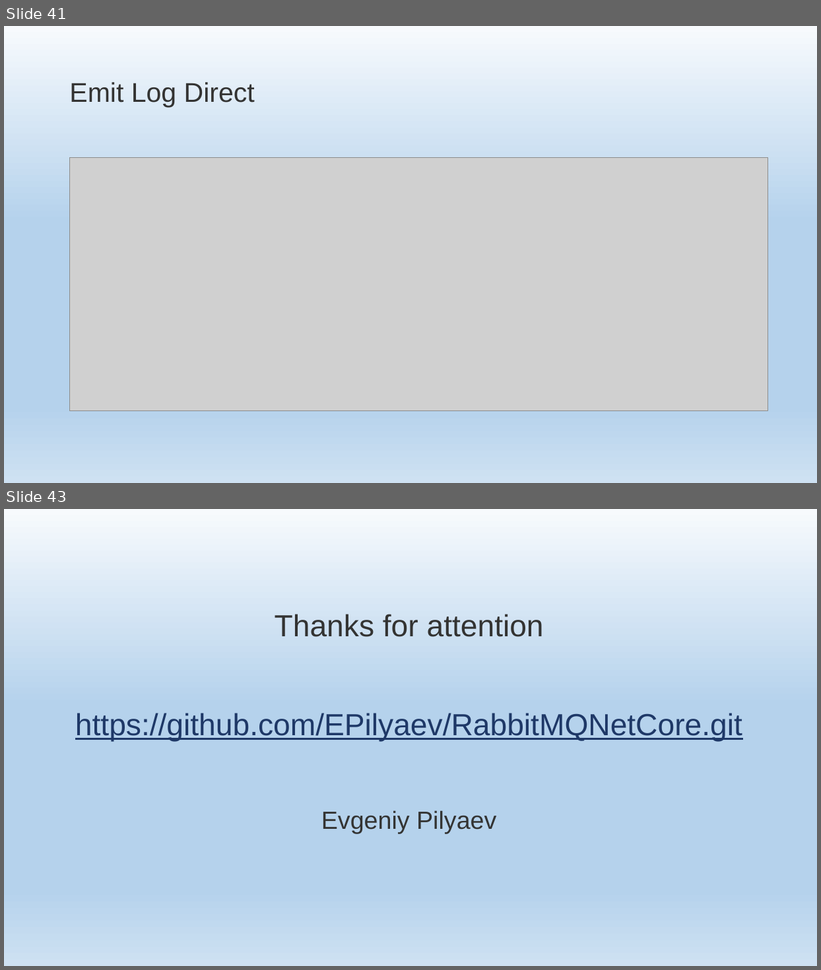
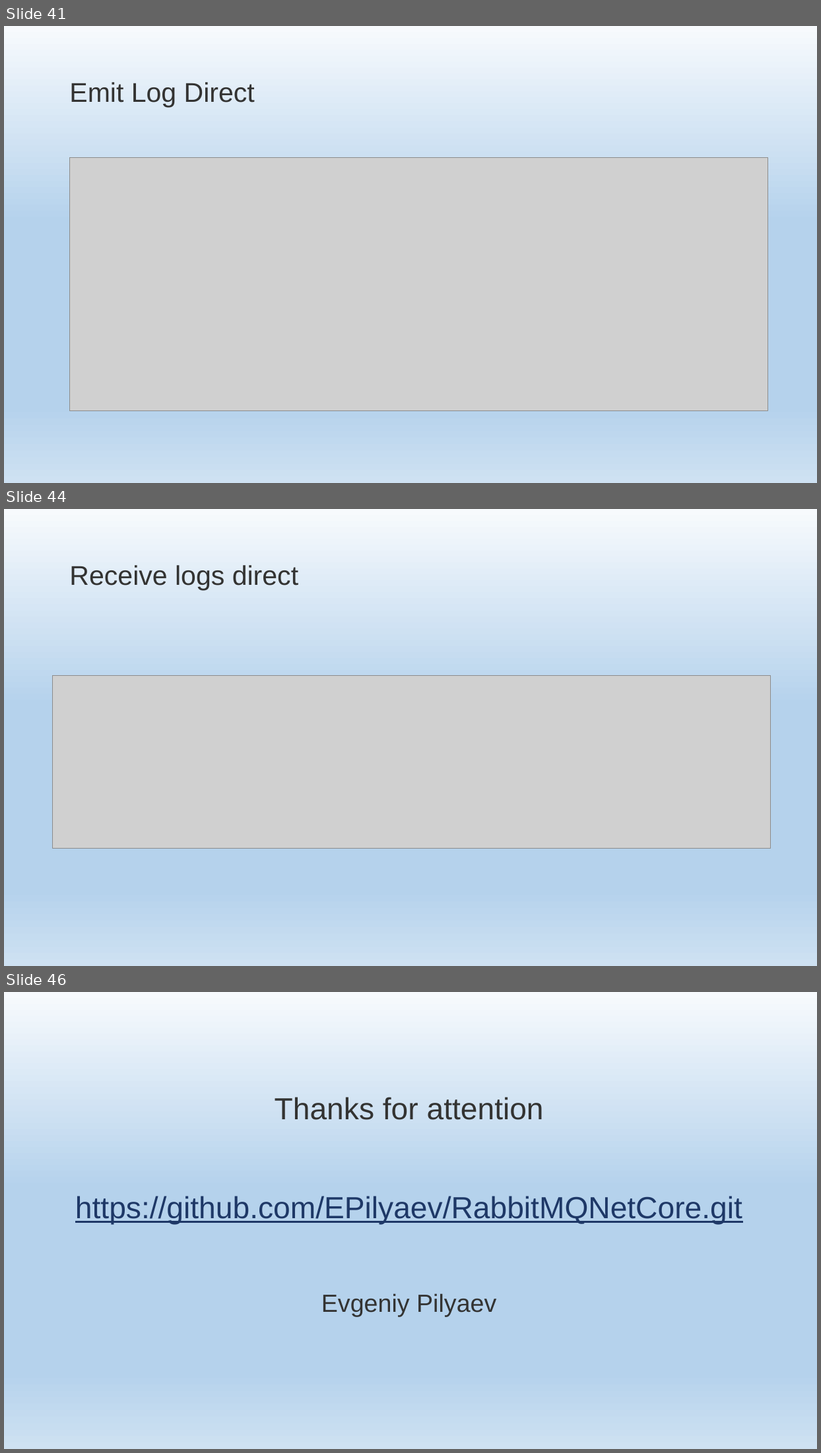
Before and after one commit to EPilyaev/RabbitMQNetCore, a slide deck: RabbitMQNetCore.pptm. Shown one above the other, each under a label of ours: slides 41 and 43 before the commit, slides 41, 44 and 46 after it; the slides between them are not shown. The pictures are 821x970 and 821x1453 pixels, drawn with LibreOffice and Linux fonts; fonts in the diff are those of the drawing; grey boxes stand for pictures; background and template pictures are left out. Boxes give left, top, right and bottom in pixels: in the first picture for what was removed or moved away, otherwise in the second. Text is boxed around its words. In the diff, an @@ line names an element or a change of style, - is before the commit and + after.

Commit message:
Add receive logs slides

```diff
--- a/RabbitMQNetCore.pptm
+++ b/RabbitMQNetCore.pptm
@@ slide 44 added at <box>4,509,817,966</box>, background gradient #F7FAFD to #B5D2EC to #CEE1F2 @@
@@ title added at <box>69,565,298,590</box>, 48 pt, text #333332 @@
+Receive logs direct
@@ picture added at <box>53,676,770,848</box> @@
@@ what was slide 43 is now slide 46 @@
```
Also in this commit, not shown: 2 slides changed, 2 other slides added, 2 other files.
